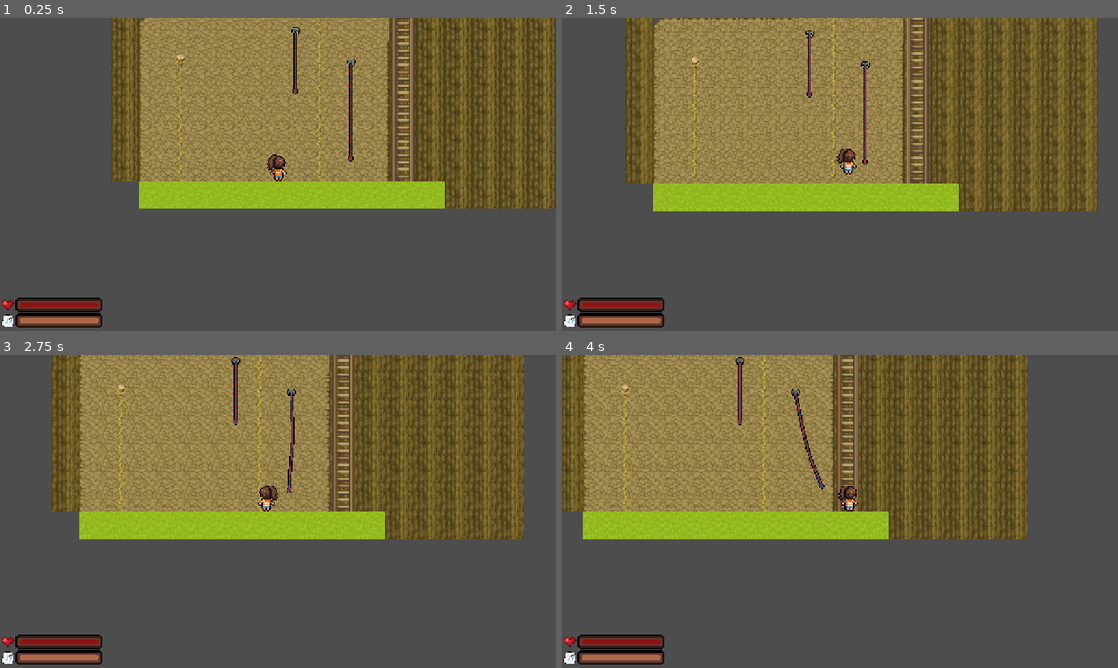
Above: before the commit, frames 1-4 (two rows, left to right).
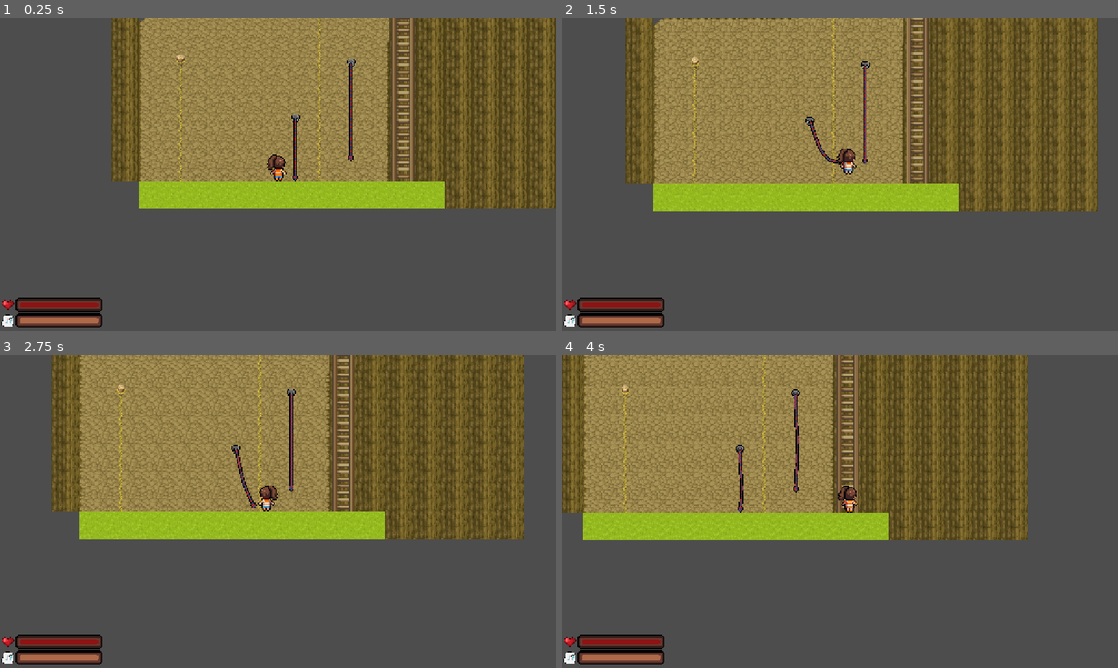
Above: after the commit, the same moments.

Repository: emilemassie/squamish-climbing-game
Game: Godot game, scene res://scenes/lvls/test_lvl.tscn
The game is run twice, just before and just after one commit, with the same random seed, the same clock (stepped at 60 frames per second) and the same inputs.
Inputs (mouse positions are in pixels of both pictures, inside the frame that each line leads up to):
- Up to frame 1 (0.25 s): no input
- Up to frame 2 (1.5 s): tap Enter (ui_accept) at 0.5, 0.77 s; move the mouse to (962, 158) at 0.52 s; hold Right (ui_right) from 0.53 s (still down); click (962, 158) at 0.67 s; move the mouse to (728, 190) at 1.27 s
- Up to frame 3 (2.75 s): tap Enter (ui_accept) at 1.52 s; move the mouse to (333, 442) at 2.02 s; release Right (ui_right) at 2.03 s; hold Left (ui_left) from 2.03 s (still down)
- Up to frame 4 (4 s): move the mouse to (812, 574) at 2.77 s; release Left (ui_left) at 2.78 s; hold Right (ui_right) from 2.78 s (still down); click (812, 574) at 2.92 s; tap Enter (ui_accept) at 3.02, 3.77 s; move the mouse to (1006, 558) at 3.52 s

The runs differ from the first frame. In frame 1, 0.3% of the frame differs, in the area x 52-64%, y 2-53%; in frame 2, 0.3%; in frame 3, 0.6%; in frame 4, 5.8%, in the area x 0-84%, y 0-60%.

Commit message:
updated rope logic

Diff:
--- a/project.godot
+++ b/project.godot
@@ -29,6 +29,7 @@
 [physics]
 
 3d/physics_engine="Jolt Physics"
+2d/solver/solver_iterations=32
 
 [rendering]
 
--- a/scenes/lvls/test_lvl.tscn
+++ b/scenes/lvls/test_lvl.tscn
@@ -12,7 +12,6 @@
 [ext_resource type="Texture2D" uid="uid://dpilvnbs41m2g" path="res://img/sprites/objects/rope/rope_end_2.png" id="10_qvmym"]
 [ext_resource type="Texture2D" uid="uid://nkd4vt03y5fi" path="res://img/sprites/objects/rope/rope_texture_3.png" id="11_6xcfc"]
 [ext_resource type="Texture2D" uid="uid://dcnvk853j6nda" path="res://img/sprites/objects/rope/anchor_2.png" id="12_qvmym"]
-[ext_resource type="Texture2D" uid="uid://buvvg3hpk1u7x" path="res://img/sprites/objects/rope/rope_texture_2.png" id="13_6xcfc"]
 
 [sub_resource type="TileSetAtlasSource" id="TileSetAtlasSource_u5cog"]
 texture = ExtResource("2_tx3rw")
@@ -4246,7 +4245,7 @@
 
 [sub_resource type="TileSet" id="TileSet_ktnb2"]
 tile_size = Vector2i(32, 32)
-physics_layer_0/collision_layer = 1
+physics_layer_0/collision_layer = 17
 physics_layer_0/physics_material = SubResource("PhysicsMaterial_tx3rw")
 physics_layer_1/collision_layer = 2
 physics_layer_1/collision_mask = 2
@@ -6457,30 +6456,28 @@
 
 [node name="rope" parent="." unique_id=400625920 instance=ExtResource("9_kx7f0")]
 z_index = 5
-position = Vector2(20, -171)
-segment_thickness = 4.0
+position = Vector2(20, -71)
+anchor_texture = ExtResource("12_qvmym")
+texture = ExtResource("11_6xcfc")
 rope_end_texture = ExtResource("10_qvmym")
-texture = ExtResource("11_6xcfc")
-anchor_texture = ExtResource("12_qvmym")
 
 [node name="rope_line" type="Line2D" parent="rope" unique_id=1218492817]
 position = Vector2(0, -3)
 points = PackedVector2Array(0, 0, 0, 19, 0, 33, 0, 43, 0, 54, 0, 66)
-width = 2.0
-texture = ExtResource("13_6xcfc")
+width = 4.0
+texture = ExtResource("11_6xcfc")
 texture_mode = 1
 
 [node name="rope2" parent="." unique_id=1067068506 instance=ExtResource("9_kx7f0")]
 z_index = 5
 position = Vector2(84, -135)
-segment_thickness = 4.0
+anchor_texture = ExtResource("12_qvmym")
+texture = ExtResource("11_6xcfc")
 rope_end_texture = ExtResource("10_qvmym")
-texture = ExtResource("11_6xcfc")
-anchor_texture = ExtResource("12_qvmym")
 
 [node name="rope_line" type="Line2D" parent="rope2" unique_id=1976683496]
 position = Vector2(0, -3)
 points = PackedVector2Array(0, 0, 0, 19, 0, 33, 0, 43, 0, 54, 0, 66, 0, 79, 0, 92, 0, 107)
-width = 2.0
-texture = ExtResource("13_6xcfc")
+width = 4.0
+texture = ExtResource("11_6xcfc")
 texture_mode = 1
--- a/scenes/objects/rope.tscn
+++ b/scenes/objects/rope.tscn
@@ -4,32 +4,34 @@
 [ext_resource type="Texture2D" uid="uid://dcnvk853j6nda" path="res://img/sprites/objects/rope/anchor_2.png" id="2_jg5ub"]
 [ext_resource type="Texture2D" uid="uid://dpilvnbs41m2g" path="res://img/sprites/objects/rope/rope_end_2.png" id="4_ogrm4"]
 
-[sub_resource type="CircleShape2D" id="CircleShape2D_aci2e"]
+[sub_resource type="RectangleShape2D" id="RectangleShape2D_u3c5n"]
+size = Vector2(6, 2)
 
 [sub_resource type="CircleShape2D" id="CircleShape2D_ktnb2"]
+radius = 1.0
 
 [node name="rope" type="Node2D" unique_id=400625920]
 script = ExtResource("1_jg5ub")
 
 [node name="anchor" type="StaticBody2D" parent="." unique_id=2089667809]
 collision_layer = 16
+collision_mask = 16
 
 [node name="Anchor" type="Sprite2D" parent="anchor" unique_id=289546163]
 position = Vector2(0, -4)
 texture = ExtResource("2_jg5ub")
 
-[node name="CollisionShape2D" type="CollisionShape2D" parent="anchor" unique_id=1059200461]
-position = Vector2(0, -7)
-scale = Vector2(0.69, 0.69)
-shape = SubResource("CircleShape2D_aci2e")
+[node name="CollisionShape2D" type="CollisionShape2D" parent="anchor" unique_id=689037949]
+position = Vector2(0, -3)
+shape = SubResource("RectangleShape2D_u3c5n")
 
 [node name="end_part" type="RigidBody2D" parent="." unique_id=1204922503]
 position = Vector2(0, 4)
 collision_layer = 16
+collision_mask = 16
 
 [node name="CollisionShape2D" type="CollisionShape2D" parent="end_part" unique_id=1510074156]
-position = Vector2(0, 7)
-scale = Vector2(0.25, 0.25)
+position = Vector2(0, 6)
 shape = SubResource("CircleShape2D_ktnb2")
 
 [node name="RopeEnd" type="Sprite2D" parent="end_part" unique_id=1032967015]
--- a/scenes/player.tscn
+++ b/scenes/player.tscn
@@ -22,7 +22,11 @@
 }]
 
 [sub_resource type="RectangleShape2D" id="RectangleShape2D_u3c5n"]
-size = Vector2(11, 26)
+size = Vector2(9, 26)
+
+[sub_resource type="CapsuleShape2D" id="CapsuleShape2D_g2els"]
+radius = 5.0
+height = 16.0
 
 [node name="Player" type="CharacterBody2D" unique_id=1692698449]
 script = ExtResource("2_g2els")
@@ -53,3 +57,13 @@
 target_position = Vector2(0, -35)
 collision_mask = 2
 hit_from_inside = true
+
+[node name="RopeInteractor" type="StaticBody2D" parent="." unique_id=1419358519]
+z_index = 100
+position = Vector2(0, -8)
+collision_layer = 16
+collision_mask = 0
+
+[node name="CollisionShape2D" type="CollisionShape2D" parent="RopeInteractor" unique_id=1238100597]
+shape = SubResource("CapsuleShape2D_g2els")
+debug_color = Color(0.7698686, 0.4455753, 3.85046e-07, 0.41960785)
--- a/scripts/player/player_controller.gd
+++ b/scripts/player/player_controller.gd
@@ -1,12 +1,23 @@
 extends CharacterBody2D
 @onready var animation: AnimatedSprite2D = $AgentAnimator/AnimatedSprite2D
 @onready var climb_cast: RayCast2D = $climb_cast
+@onready var rope_interactor: StaticBody2D = $RopeInteractor
+
+
+
+
 
 
 const SPEED = 100.0
 const JUMP_VELOCITY = -200.0
 const MAX_HEIGHT = 1000
 
+
+func _ready() -> void:
+	pass
+	#rope_interactor.collision_layer = 16
+	#rope_interactor.collision_mask = 16
+	rope_interactor
 
 func _physics_process(delta: float) -> void:
 
@@ -16,6 +27,7 @@
 
 	_set_animation()
 	move_and_slide()
+
 
 func _climb_handler(delta) -> void:
 	var direction := Vector2.ZERO
--- a/scripts/rope.gd
+++ b/scripts/rope.gd
@@ -1,10 +1,13 @@
 extends Node2D
 
-@export var segment_thickness: float = 2.0 # Collision radius/width for the rope
-@export var softness: float = 0.25
+#@export var segment_length_target: float = 12.0 # INCREASED: 12-20px prevents solver overload     # Collision radius for circles
+@export var softness: float = 0.0               # CHANGED: 0.0 makes joints rigid, preventing stretch
+@export var rope_thinkness: int = 4
+var segment_thickness = rope_thinkness
+var segment_length_target = rope_thinkness*2
+@export var anchor_texture: Texture2D
+@export var texture: Texture2D
 @export var rope_end_texture: Texture2D
-@export var texture: Texture2D
-@export var anchor_texture: Texture2D
 
 @onready var rope_line: Line2D = $rope_line
 @onready var anchor: StaticBody2D = $anchor
@@ -15,66 +18,58 @@
 var rope_segments: Array[RigidBody2D] = []
 
 func _ready() -> void:
-	rope_line.width = int(segment_thickness)
-	#rope_line.default_color = Color(0.851, 0.627, 0.4, 1.0) # Bright red for high visibility
-	#rope_line.z_index = 100
-
+	rope_line.width = int(rope_thinkness)
 	anchor_sprite.texture = anchor_texture
 	rope_end_sprite.texture = rope_end_texture
 	rope_line.texture = texture
 
-
-	var points = rope_line.points
-	var total_points: int = points.size()
-
-	if total_points < 2:
-		push_warning("Line2D needs at least 2 points to build a rope.")
+	# Step 1: Resample original Line2D points for uniform spacing
+	var resampled_points: PackedVector2Array = _resample_points(rope_line.points, segment_length_target)
+	if resampled_points.size() < 2:
+		push_warning("Line2D path is too short to generate rope segments.")
 		return
 
-	# Step 1: Create RigidBody2D segments between each pair of points
+	rope_line.points = resampled_points
+	var total_points: int = resampled_points.size()
+
+	# Step 2: Create RigidBody2D segments with CircleShape2D
 	for i in range(total_points - 1):
-		var p_start: Vector2 = rope_line.to_global(points[i])
-		var p_end: Vector2 = rope_line.to_global(points[i + 1])
+		var p_start: Vector2 = rope_line.to_global(resampled_points[i])
+		var p_end: Vector2 = rope_line.to_global(resampled_points[i + 1])
 		var segment_center: Vector2 = (p_start + p_end) / 2.0
-		var segment_vector: Vector2 = p_end - p_start
-		var segment_length: float = segment_vector.length()
 
-		# Create RigidBody2D segment using global_position
 		var segment = RigidBody2D.new()
+		segment.collision_layer = 16
+		segment.collision_mask = 16
 
-		segment.collision_layer = 5
+		# Mass, damping, and solver settings for stability
+		segment.mass = 0.25
+		#segment.linear_damp = 3
+		#segment.angular_damp = 2.0
+		segment.can_sleep = false # Keeps joint constraint solver active
 
-		segment.mass = 0.05                             # Reduce weight (default is 1.0)
-		#segment.gravity_scale = 1.0                     # Keep natural gravity drop
-		#segment.linear_damp = 2.0                       # Dampen swinging to prevent aggressive spastic movement
-		#segment.angular_damp = 2.0
-		#segment.continuous_cd = RigidBody2D.CCD_MODE_CAST_RAY # Prevents light fast objects from passing through colliders
-
-
-
-		add_child(segment) # Add child FIRST so global_position resolves accurately
+		add_child(segment)
 		segment.global_position = segment_center
-		segment.rotation = segment_vector.angle()
+		segment.rotation = (p_end - p_start).angle()
 		segment.add_to_group("rope_segments")
 		rope_segments.append(segment)
 
-		# Create CapsuleCollisionShape2D for the segment
 		var col = CollisionShape2D.new()
-		var shape = CapsuleShape2D.new()
+		var shape = CircleShape2D.new()
 		shape.radius = segment_thickness
-		shape.height = max(segment_length, segment_thickness * 2.0) # Height must be >= 2 * radius
 		col.shape = shape
-		col.rotation = Vector2.RIGHT.angle_to(Vector2.DOWN) # Orient capsule along segment
 		segment.add_child(col)
 
-	# Step 2: Connect Anchor -> Segments -> End Part using PinJoint2D at every vertex
+	# Step 3: Pin joints between anchor, segments, and end_part
 	for i in range(total_points):
-		var joint_pos: Vector2 = rope_line.to_global(points[i])
+		var joint_pos: Vector2 = rope_line.to_global(resampled_points[i])
 		var joint = PinJoint2D.new()
+
+		# Set softness near 0 to remove rubber-band stretching
 		joint.softness = softness
 		joint.disable_collision = true
-		add_child(joint) # Add child FIRST
-		joint.global_position = joint_pos # Use global_position instead of local position
+		add_child(joint)
+		joint.global_position = joint_pos
 		joint.add_to_group("rope_joints")
 
 		if i == 0:
@@ -88,28 +83,57 @@
 			joint.node_a = rope_segments[i - 1].get_path()
 			joint.node_b = rope_segments[i].get_path()
 
-	end_part.mass = .2
-	#end_part.angular_damp = 5
+	end_part.mass = 0.2
+	end_part.linear_damp = 1.5
+	end_part.angular_damp = 2.0
 
 func _process(_delta: float) -> void:
-	if rope_segments.size() > 0:
-		# Point 0 is pinned to anchor
-		rope_line.set_point_position(0, rope_line.to_local(anchor.global_position))
+	if rope_segments.is_empty():
+		return
 
-		# Intermediate points track joint locations between segments
-		for i in range(rope_segments.size() - 1):
-			var joint_pos: Vector2 = (rope_segments[i].global_position + rope_segments[i + 1].global_position) / 2.0
-			rope_line.set_point_position(i + 1, rope_line.to_local(joint_pos))
+	# Point 0 locked to anchor
+	rope_line.set_point_position(0, rope_line.to_local(anchor.global_position))
 
-		# Last point tracks end_part
-		rope_line.set_point_position(rope_line.points.size() - 1, rope_line.to_local(end_part.global_position))
+	# Correctly track segment body positions directly
+	for i in range(rope_segments.size()):
+		rope_line.set_point_position(i + 1, rope_line.to_local(rope_segments[i].global_position))
 
-	queue_redraw()
+	# Last point locked to end_part
+	rope_line.set_point_position(rope_line.points.size() - 1, rope_line.to_local(end_part.global_position))
 
-#func _draw() -> void:
+# Resamples an array of points using arc-length parameterization
+func _resample_points(raw_points: PackedVector2Array, spacing: float) -> PackedVector2Array:
+	if raw_points.size() < 2:
+		return raw_points
 
-	# Convert Line2D local positions into this Node2D's local coordinate space
-	#for point in rope_line.points:
-	#	var global_p: Vector2 = rope_line.to_global(point)
-	#	var local_p: Vector2 = to_local(global_p)
-	#	draw_circle(local_p, 4.0, Color.GREEN)
+	var new_points: PackedVector2Array = [raw_points[0]]
+	var accumulated_dist: float = 0.0
+
+	var i: int = 0
+	while i < raw_points.size() - 1:
+		var p_start: Vector2 = raw_points[i]
+		var p_end: Vector2 = raw_points[i + 1]
+		var segment_dist: float = p_start.distance_to(p_end)
+
+		if segment_dist == 0.0:
+			i += 1
+			continue
+
+		if accumulated_dist + segment_dist >= spacing:
+			var remaining: float = spacing - accumulated_dist
+			var direction: Vector2 = (p_end - p_start).normalized()
+			var next_point: Vector2 = p_start + direction * remaining
+
+			new_points.append(next_point)
+			raw_points[i] = next_point
+			accumulated_dist = 0.0
+		else:
+			accumulated_dist += segment_dist
+			i += 1
+
+	if new_points[new_points.size() - 1].distance_to(raw_points[raw_points.size() - 1]) > spacing * 0.5:
+		new_points.append(raw_points[raw_points.size() - 1])
+	else:
+		new_points[new_points.size() - 1] = raw_points[raw_points.size() - 1]
+
+	return new_points
